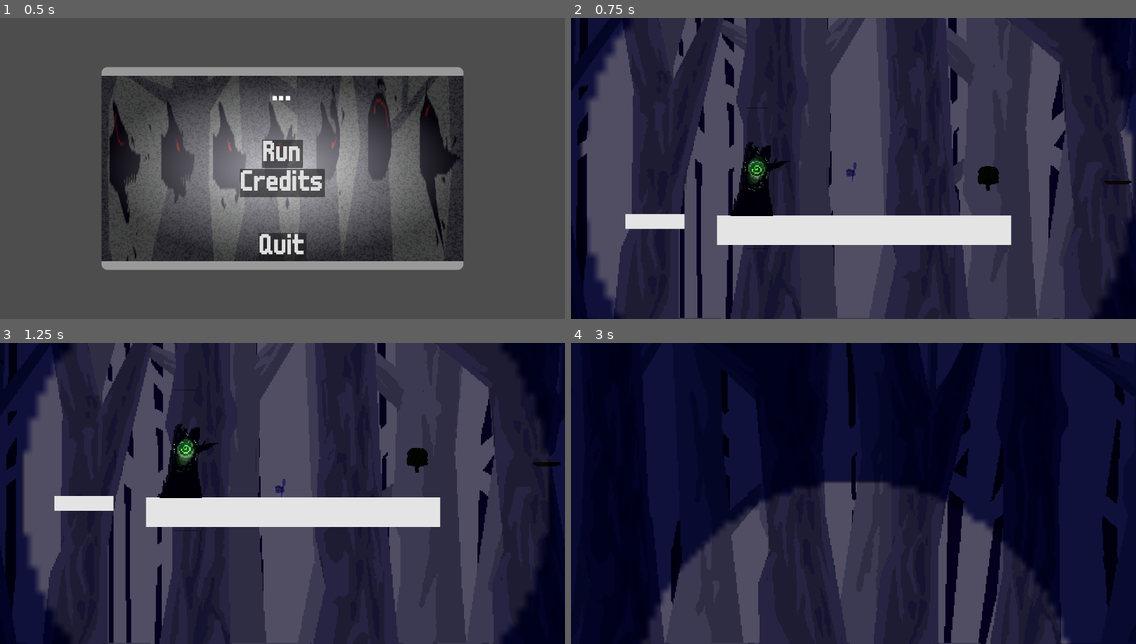
Above: before the commit, frames 1-4 (two rows, left to right).
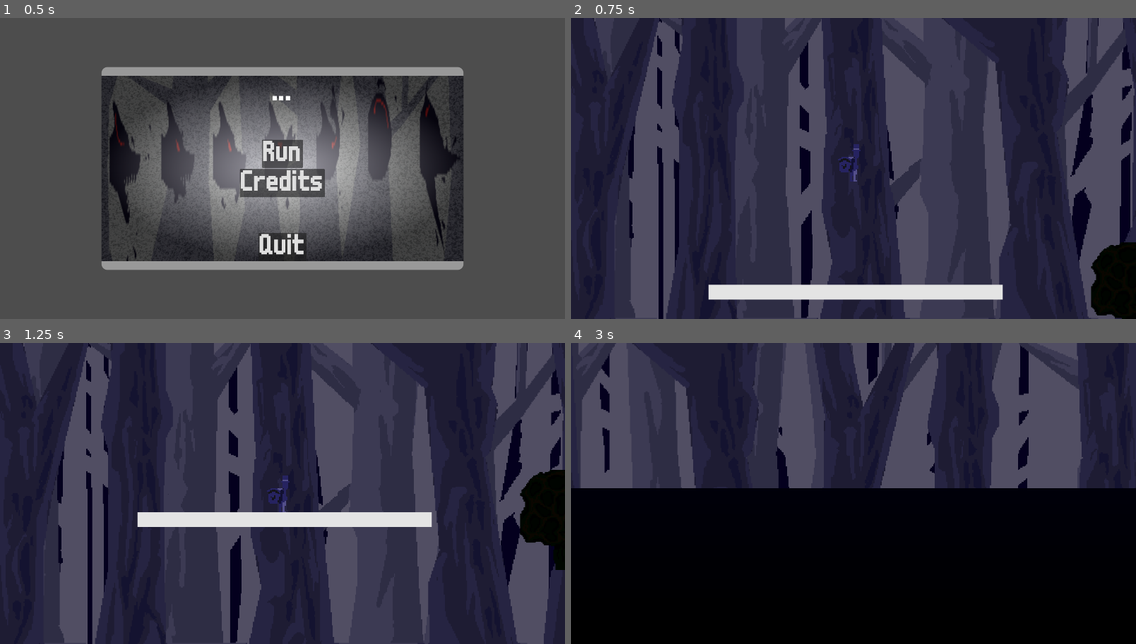
Above: after the commit, the same moments.

Repository: Awesum-Possum/OrbitalGameJam6
Game: Godot game, scene res://real_menu.tscn
The game is run twice, just before and just after one commit, with the same random seed, the same clock (stepped at 60 frames per second) and the same inputs. This scene is started directly instead of the project's main scene.
Inputs (mouse positions are in pixels of both pictures, inside the frame that each line leads up to):
- Up to frame 1 (0.5 s): no input
- Up to frame 2 (0.75 s): click "Run" at 0.5 s
- Up to frame 3 (1.25 s): no input
- Up to frame 4 (3 s): tap Enter (string_released) at 1.25, 2.85 s; move the mouse to (977, 478) at 1.27 s; hold D (walk_right) 1.28-2.78 s; tap W (jump) at 1.35, 1.52, 1.82, 2.27, 2.3, 2.57 s; move the mouse to (740, 508) at 2.02 s; click (740, 508) at 2.1 s; move the mouse to (910, 427) at 2.77 s; hold A (walk_left) from 2.78 s (still down)

Frame 1 is identical in both runs. In frame 2, 68% of the frame differs, in the area x 0-100%, y 0-100%; in frame 3, 64%; in frame 4, 81%.

Commit message:
Add new main scene

Diff:
--- a/global.gd
+++ b/global.gd
@@ -1,10 +1,12 @@
 extends Node
 ## Contains the global variables and methods
-
-## The gravity of the world.
-const GRAVITY = 4000
 
 signal game_over
 signal victory
 signal flash
 signal start_again
+
+## The gravity of the world.
+const GRAVITY = 4000
+## The path to the main scene.
+const MAIN_SCENE_PATH = "res://main.tscn"
--- /dev/null
+++ b/main.tscn
@@ -0,0 +1,155 @@
+[gd_scene load_steps=19 format=3 uid="uid://biq41di0nkkax"]
+
+[ext_resource type="Texture2D" uid="uid://doccdq5y63m42" path="res://assets/FlatColorBG.png" id="1_w4hul"]
+[ext_resource type="PackedScene" uid="uid://cgdammcfsutfo" path="res://white_screen.tscn" id="1_xftbk"]
+[ext_resource type="Texture2D" uid="uid://c61rdgy6lodte" path="res://assets/FarTree.png" id="2_6qm4v"]
+[ext_resource type="Texture2D" uid="uid://2ynqds7q7hku" path="res://assets/MiddleTree.png" id="3_s5gdb"]
+[ext_resource type="Texture2D" uid="uid://bjrpitvvkilnn" path="res://assets/FrontTree.png" id="4_n2pre"]
+[ext_resource type="PackedScene" uid="uid://csvwlhcc36hyr" path="res://player.tscn" id="5_3rg6c"]
+[ext_resource type="PackedScene" uid="uid://cns3jtk30gqjp" path="res://wall_of_death.tscn" id="7_it3pt"]
+[ext_resource type="PackedScene" uid="uid://bv35v55dwva35" path="res://jump_platform.tscn" id="8_vcyjv"]
+[ext_resource type="PackedScene" path="res://ground_of_death.tscn" id="8_y6kan"]
+[ext_resource type="AudioStream" uid="uid://wdcadp3ar1d8" path="res://assets/panico.ogg" id="9_73txx"]
+[ext_resource type="PackedScene" uid="uid://7v5m3lu6n5lv" path="res://falling_platform.tscn" id="11_0uye6"]
+[ext_resource type="PackedScene" uid="uid://q14s54w1bgw7" path="res://spider_platform.tscn" id="12_0fqfe"]
+[ext_resource type="PackedScene" uid="uid://cd7vx5ipurp0a" path="res://stele.tscn" id="13_26qq6"]
+
+[sub_resource type="Gradient" id="Gradient_5j7j3"]
+offsets = PackedFloat32Array(0, 0.570895, 1)
+colors = PackedColorArray(0, 0, 0, 1, 0.451493, 0.451493, 0.451493, 1, 1, 1, 1, 1)
+
+[sub_resource type="GradientTexture2D" id="GradientTexture2D_b2w4r"]
+gradient = SubResource("Gradient_5j7j3")
+
+[sub_resource type="Environment" id="Environment_bxrys"]
+background_mode = 3
+tonemap_mode = 3
+tonemap_white = 4.75
+adjustment_enabled = true
+adjustment_color_correction = SubResource("GradientTexture2D_b2w4r")
+
+[sub_resource type="QuadMesh" id="QuadMesh_vy0tp"]
+
+[sub_resource type="RectangleShape2D" id="RectangleShape2D_k5keg"]
+size = Vector2(1, 1)
+
+[node name="Main" type="Node2D"]
+
+[node name="WhiteScreen" parent="." instance=ExtResource("1_xftbk")]
+unique_name_in_owner = true
+
+[node name="ParallaxBackground" type="ParallaxBackground" parent="."]
+scale = Vector2(4, 4)
+transform = Transform2D(4, 0, 0, 4, 0, 0)
+
+[node name="FlatColor" type="ParallaxLayer" parent="ParallaxBackground"]
+texture_filter = 1
+motion_scale = Vector2(0, 0)
+motion_mirroring = Vector2(480, 0)
+
+[node name="Sprite2D" type="Sprite2D" parent="ParallaxBackground/FlatColor"]
+texture_filter = 1
+texture = ExtResource("1_w4hul")
+centered = false
+
+[node name="FarTree" type="ParallaxLayer" parent="ParallaxBackground"]
+texture_filter = 1
+motion_scale = Vector2(0.1, 0)
+motion_mirroring = Vector2(480, 0)
+
+[node name="Sprite2D" type="Sprite2D" parent="ParallaxBackground/FarTree"]
+texture = ExtResource("2_6qm4v")
+centered = false
+
+[node name="MiddleTree" type="ParallaxLayer" parent="ParallaxBackground"]
+texture_filter = 1
+motion_scale = Vector2(0.2, 0)
+motion_mirroring = Vector2(480, 0)
+
+[node name="Sprite2D" type="Sprite2D" parent="ParallaxBackground/MiddleTree"]
+texture = ExtResource("3_s5gdb")
+centered = false
+
+[node name="FrontTree" type="ParallaxLayer" parent="ParallaxBackground"]
+texture_filter = 1
+motion_scale = Vector2(0.3, 0)
+motion_mirroring = Vector2(480, 0)
+
+[node name="Sprite2D" type="Sprite2D" parent="ParallaxBackground/FrontTree"]
+texture = ExtResource("4_n2pre")
+centered = false
+
+[node name="Darkness" type="CanvasModulate" parent="ParallaxBackground"]
+color = Color(0.427451, 0.427451, 0.729412, 1)
+
+[node name="Darkness" type="CanvasModulate" parent="."]
+color = Color(0.0392157, 0.0352941, 0.152941, 1)
+
+[node name="WorldEnvironment" type="WorldEnvironment" parent="."]
+environment = SubResource("Environment_bxrys")
+
+[node name="Player" parent="." groups=["player"] instance=ExtResource("5_3rg6c")]
+unique_name_in_owner = true
+position = Vector2(757, 455)
+scale = Vector2(2, 2)
+
+[node name="WallOfDeath" parent="." instance=ExtResource("7_it3pt")]
+unique_name_in_owner = true
+z_index = 1
+position = Vector2(-1016, 317)
+retract_distance = 1500
+
+[node name="GroundOfDeath" parent="." instance=ExtResource("8_y6kan")]
+z_index = 1
+position = Vector2(1559, 2659)
+
+[node name="AudioStreamPlayer" type="AudioStreamPlayer" parent="."]
+stream = ExtResource("9_73txx")
+autoplay = true
+bus = &"Music"
+
+[node name="Platform" type="StaticBody2D" parent="."]
+position = Vector2(764, 893)
+scale = Vector2(1000, 50)
+metadata/_edit_group_ = true
+
+[node name="MeshInstance2D" type="MeshInstance2D" parent="Platform"]
+mesh = SubResource("QuadMesh_vy0tp")
+
+[node name="CollisionShape2D" type="CollisionShape2D" parent="Platform"]
+shape = SubResource("RectangleShape2D_k5keg")
+debug_color = Color(0, 0.6, 0.701961, 0.419608)
+
+[node name="JumpPlatform" parent="." instance=ExtResource("8_vcyjv")]
+position = Vector2(1709, 872)
+scale = Vector2(4, 4)
+jump_force = 2000
+
+[node name="FallingPlatform" parent="." instance=ExtResource("11_0uye6")]
+position = Vector2(2265, 855)
+
+[node name="JumpPlatform2" parent="." instance=ExtResource("8_vcyjv")]
+position = Vector2(2788, 1022)
+scale = Vector2(4, 4)
+jump_force = 2000
+
+[node name="SpiderPlatform" parent="." instance=ExtResource("12_0fqfe")]
+position = Vector2(3231, 891)
+stuck_force = 1.5
+
+[node name="Platform2" type="StaticBody2D" parent="."]
+position = Vector2(4046, 1171)
+scale = Vector2(1000, 50)
+metadata/_edit_group_ = true
+
+[node name="MeshInstance2D" type="MeshInstance2D" parent="Platform2"]
+mesh = SubResource("QuadMesh_vy0tp")
+
+[node name="CollisionShape2D" type="CollisionShape2D" parent="Platform2"]
+shape = SubResource("RectangleShape2D_k5keg")
+debug_color = Color(0, 0.6, 0.701961, 0.419608)
+
+[node name="Stele" parent="." instance=ExtResource("13_26qq6")]
+z_index = -1
+position = Vector2(4395, 1020)
+scale = Vector2(4, 4)
--- a/project.godot
+++ b/project.godot
@@ -11,7 +11,7 @@
 [application]
 
 config/name="Orbital Game Jam 6"
-run/main_scene="res://initial_scene.tscn"
+run/main_scene="res://main.tscn"
 config/features=PackedStringArray("4.2", "Forward Plus")
 config/icon="res://icon.svg"
 
--- a/scripts/real_menu.gd
+++ b/scripts/real_menu.gd
@@ -3,18 +3,9 @@
 @onready var main = $Control/PanelContainer/MarginContainer/VBoxContainer
 @onready var credits = $Control/PanelContainer/MarginContainer/Credits
 
-# Called when the node enters the scene tree for the first time.
-func _ready():
-	pass # Replace with function body.
-
-
-# Called every frame. 'delta' is the elapsed time since the previous frame.
-func _process(delta):
-	pass
-
 
 func _on_run_pressed():
-	get_tree().change_scene_to_file("res://initial_scene.tscn")
+	get_tree().change_scene_to_file(Globals.MAIN_SCENE_PATH)
 
 
 func _on_credits_pressed():
@@ -28,6 +19,7 @@
 func _on_back_pressed():
 	show_and_hide(main, credits)
 
+
 func show_and_hide(first, second):
 	first.show()
 	second.hide()
